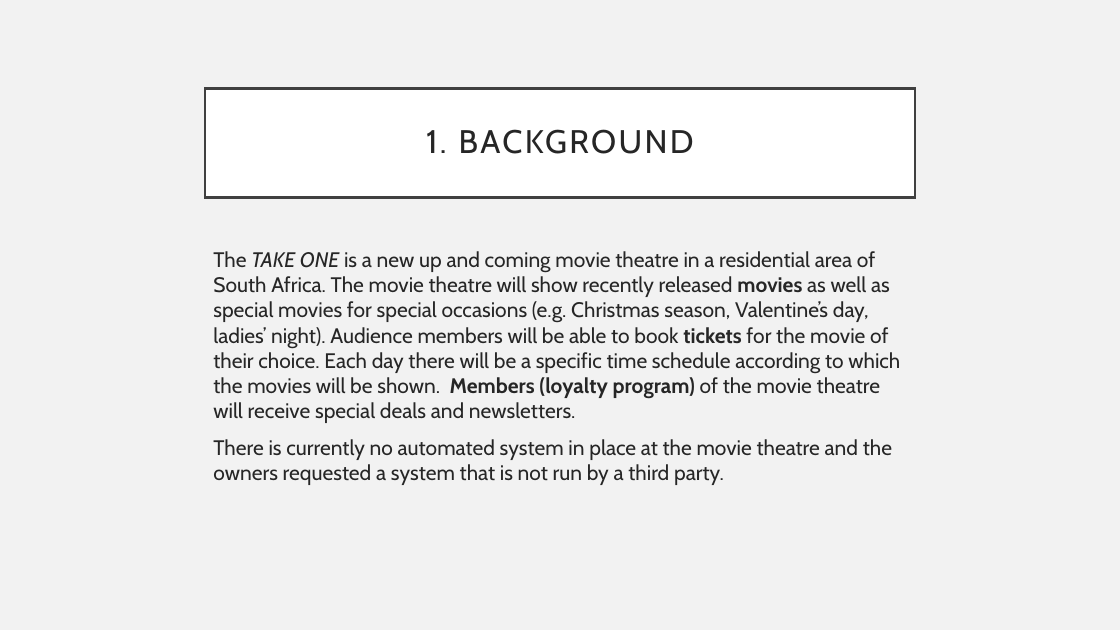
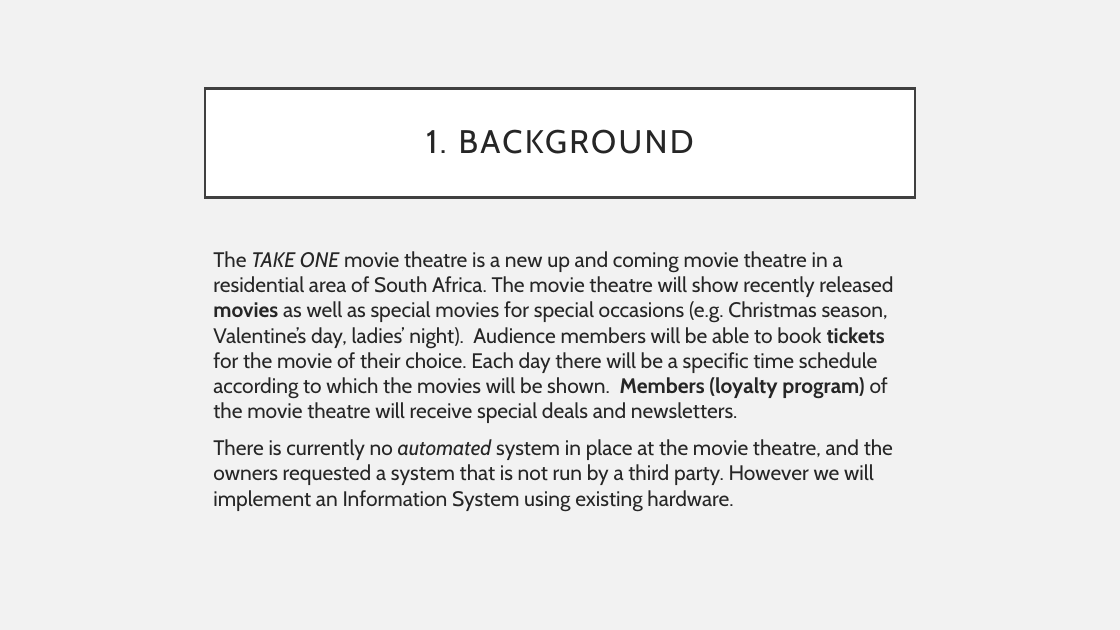
Before and after one commit to Jeaninjeanz/CMPG213, a slide deck: slide 3 of Powerpoint Version 2.pptx. Drawn at 1120x630 pixels with LibreOffice and Linux fonts; fonts in the diff are those of the drawing. Boxes give left, top, right and bottom in pixels: in the first picture for what was removed or moved away, otherwise in the second. Text is boxed around its words. In the diff, an @@ line names an element or a change of style, - is before the commit and + after.

Commit message:
Moderated files
Simply checked spelling (which was fine) and fixed a few small grammar errors. Also some layout issues with powerpoint, but nothing major

```diff
--- a/Powerpoint Version 2.pptx
+++ b/Powerpoint Version 2.pptx
@@ text at bbox=[213, 251, 893, 512]: text changed @@
-The TAKE ONE is a new up and coming movie theatre in a residential area of South Africa. The movie theatre will show recently released movies as well as special movies for special occasions (e.g. Christmas season, Valentine’s day, ladies’ night). Audience members will be able to book tickets for the movie of their choice. Each day there will be a specific time schedule according to which the movies will be shown. Members (loyalty program) of the movie theatre will receive special deals and newsletters.
-There is currently no automated system in place at the movie theatre and the owners requested a system that is not run by a third party.
+The TAKE ONE movie theatre is a new up and coming movie theatre in a residential area of South Africa. The movie theatre will show recently released movies as well as special movies for special occasions (e.g. Christmas season, Valentine’s day, ladies’ night). Audience members will be able to book tickets for the movie of their choice. Each day there will be a specific time schedule according to which the movies will be shown. Members (loyalty program) of the movie theatre will receive special deals and newsletters.
+There is currently no automated system in place at the movie theatre, and the owners requested a system that is not run by a third party. However we will implement an Information System using existing hardware.
```
Also in this commit, not shown: 8 other slides changed.
